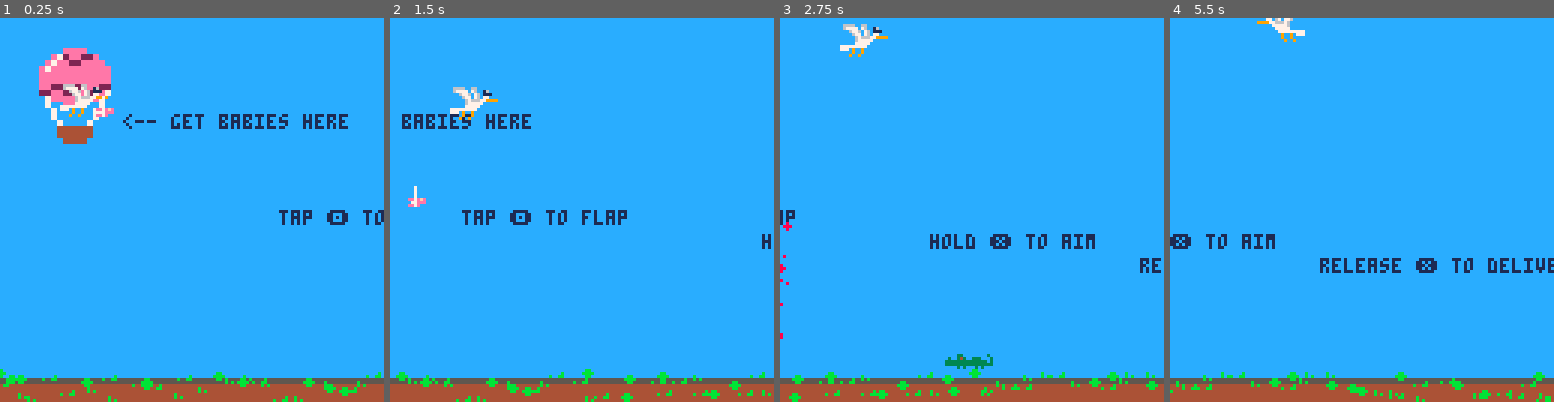
Above: before the commit, frames 1-4 (left to right).
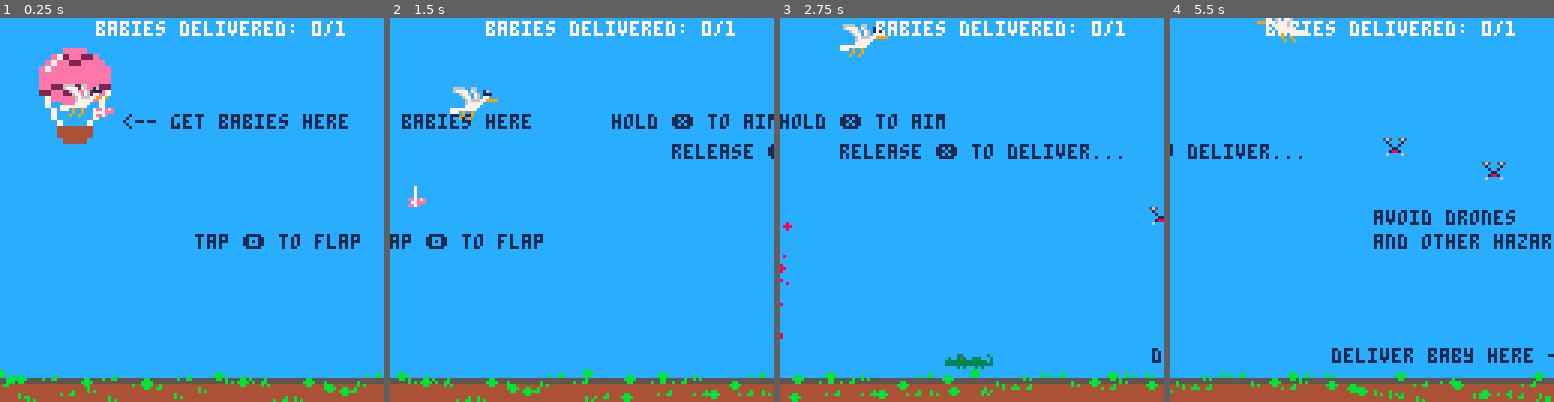
Above: after the commit, the same moments.

Repository: cheesepencil/ld53
Game: PICO-8 cartridge ld53.p8
The game is run twice, just before and just after one commit, with the same random seed, the same clock (stepped at 60 frames per second) and the same inputs.
Inputs:
- Up to frame 1 (0.25 s): no input
- Up to frame 2 (1.5 s): tap X (X key) at 0.33, 1.07 s; tap O (Z key) at 0.7 s
- Up to frame 3 (2.75 s): hold Right 1.6-2.1 s; tap O (Z key) at 1.7, 2.1, 2.5 s; tap X (X key) at 1.85 s; hold Right from 2.47 s (still down)
- Up to frame 4 (5.5 s): tap O (Z key) every 0.4 s from 2.9 to 5.3 s; tap X (X key) at 2.97, 4.08, 5.2 s; release Right at 3.03 s; hold Left 3.08-3.58 s; hold Right 4.02-4.68 s; hold Left from 5.08 s (still down)

The runs differ from the first frame. In frame 1, 2.2% of the frame differs, in the area x 25-100%, y 0-61%; in frame 2, 3.6%; in frame 3, 4.0%; in frame 4, 5.7%, in the area x 0-100%, y 0-90%.

Commit message:
drones, closer to win condition

Diff:
--- a/00_tutorial.lua
+++ b/00_tutorial.lua
@@ -2,6 +2,10 @@
     local scene = make_scene(128 * 3, 1234)
 
     scene.tutorial = true
+    scene.drones = {
+        make_drone(128 * 3 - 72, 64, 32, 0.25, 32, 0.25),
+        make_drone(128 * 3 - 72 - 8, 72, -32, 0.25, 32, 0.25)
+    }
 
     return scene
 end
--- a/baby.lua
+++ b/baby.lua
@@ -41,6 +41,7 @@
 end
 
 function _draw_baby_trajectory(baby)
+    if not baby.bird then return end -- i don't feel like debugging the nullref here
     line(baby.x, baby.y, baby.x, baby.y, 8)
     local x = baby.x
     local y = baby.y
--- a/bird.lua
+++ b/bird.lua
@@ -1,5 +1,4 @@
 function _bird_update(bird, inputs)
-
     -- bird y
     bird.y_velocity += GRAVITY
     if bird.y_velocity >= TERMINAL_VELOCITY then
--- a/collisions.lua
+++ b/collisions.lua
@@ -24,6 +24,24 @@
     }
 
     return _collide(a1, a2)
+end
+
+function collide_bird_vs_drone(bird, drone)
+    local a1 = {
+        x = bird.x,
+        y = bird.y,
+        h = 6,
+        w = 16
+    }
+    local a2 = {
+        x = drone.x + 2,
+        y = drone.y + 2,
+        h = 4,
+        w = 4
+    }
+
+    return _collide(a1, a2)
+
 end
 
 function collide_baby_vs_house(baby, house)
--- a/constants.lua
+++ b/constants.lua
@@ -7,4 +7,7 @@
 GATOR_CHOMP_SPEED = 0.125
 GATOR_HOP_SPEED = 0.1
 SPLASH_THROB_SPEED = 0.125
+DRONE_BLINK_SPEED = 0.075
+FLAG_RAISE_MAX = 8
+FLAG_RAISE_SPEED = 0.2
 DEBUG = false
--- /dev/null
+++ b/drone.lua
@@ -0,0 +1,37 @@
+function _drone_update(drone)
+    local x_offset = sin(t() * drone.x_speed) * drone.x_amp
+    drone.x = drone.start_x + x_offset
+
+    local y_offset = cos(t() * drone.y_speed) * drone.y_amp
+    drone.y = drone.start_y + y_offset
+
+    if t() - drone.anim_timer_start > drone.anim_timer_duration then
+        drone.anim_timer_start = t()
+        drone.anim_frame = drone.anim_frame == 12 and 13 or 12
+    end
+end
+
+function _drone_draw(drone)
+    spr(drone.anim_frame, drone.x, drone.y)
+end
+
+function make_drone(x, y, x_amp, x_speed, y_amp, y_speed)
+    local drone = {
+        x = x,
+        y = y,
+        start_x = x,
+        start_y = y,
+        x_amp = x_amp,
+        x_speed = x_speed,
+        y_amp = y_amp,
+        y_speed = y_speed,
+        anim_timer_start = t(),
+        anim_timer_duration = DRONE_BLINK_SPEED,
+        anim_frame = 12,
+    }
+
+    drone.update = _drone_update
+    drone.draw = _drone_draw
+
+    return drone
+end
--- a/ld53.p8
+++ b/ld53.p8
@@ -1,6 +1,7 @@
 pico-8 cartridge // http://www.pico-8.com
 version 41
 __lua__
+#include drone.lua
 #include balloon.lua
 #include collisions.lua
 #include constants.lua
@@ -14,19 +15,19 @@
 #include 00_tutorial.lua
 #include main.lua
 __gfx__
-00000000000000000000000000000000000700000000000000000000000000000000000055555000000000eeee00000000000000000000000000000000000000
-000000000000000000000000000000000007000000000000000000000000003300000000055500000000e72ee22e000000000000000000000000000000000000
-00000000000000000000000000000000000700000000000000000000000003370009999995559000000e7ee22eeee00000000000000000000000000000000000
-0666600660000000000000000000000000070000000000000300000000333700009999999999990000e7eeeeeeeeee0000000000000000000000000000000000
-067777076001600000000000000160000ee7efe0000000003000333003430000099999999999999000eeeeeeeeeeee0000000000000000000000000000000000
-000677607601110000000000000111000077eee0000000003033333333337077999999999999999900eeeeeeeeeeee0000000000000000000000000000000000
-000067707607700000000000000770000ee7e0000b0000003333333333333333004444444444440000ee22ee22ee220000000000000000000000000000000000
+00000000000000000000000000000000000700000000000000000000000000000000000055551000000000eeee00000000000000000000000000000000000000
+000000000000000000000000000000000007000000000000000000000000003300000000055100000000e72ee22e000065600656565005650000000000000000
+0000000000000000000000000000000000070000000000000000000000000337000a99999551a000000e7ee22eeee00001000010010000100000000000000000
+066660066000000000000000000000000007000000000000030000000033370000a9999999999a0000e7eeeeeeeeee0000100100001001000000000000000000
+067777076001600000000000000160000ee7efe00000000030003330034300000a999999999999a000eeeeeeeeeeee0000011000000110000000000000000000
+000677607601110000000000000111000077eee0000000003033333333337077aaaaaaaaaaaaaaaa00eeeeeeeeeeee0000188100001881000000000000000000
+000067707607700000000000000770000ee7e0000b0000003333333333333333005555555555550000ee22ee22ee220006000060060000600000000000000000
 00000676667799990000000000779999000000000b0b0000000303000303000000444444444444000022ee22ee22e70000000000000000000000000000000000
-000006777770000000000007777000000000000000000000000000000000000000499994449994000007eeeeeeee700000000000000000000000000000000000
-00000777770000000000077777000000000000000000000000000000000000000049559444999400000700eeee00700000000000000000000000000000000000
-77777777700000007777777776000000000000000000000000000000000000000049559444999400000070000007000000000000000000000000000000000000
-77709009000000007770777966000000000000000000000003000000003300000049559444999400000070000007000000000000000000000000000000000000
-00009009000000000000776960000000000000000000000030003330034300300049999444599400000007000070000000000000000000000000000000000000
-0009009000000000000776900000000000000000000bb00030333333333333330044444444599400000004444440000000000000000000000000000000000000
-0000000000000000000000000000000000000b0000bbbb0033333333333333330044444444999400000004444440000000000000000000000000000000000000
-000000000000000000000000000000000b00bb00000bb00000030300030300000044444444999400000000444400000000000000000000000000000000000000
+0000067777700000000000077770000000000000000000000000000000000000004aa994449994000007eeeeeeee70005eeeeeee000000000000000000000000
+00000777770000000000077777000000000000000000000000000000000000000049559444999400000700eeee0070005e2eee2e000000000000000000000000
+7777777770000000777777777600000000000000000000000000000000000000004999944499940000007000000700005eeeeeee000000000000000000000000
+7770900900000000777077796600000000000000000000000300000000330000004955944499940000007000000700005e2eee2e000000000000000000000000
+0000900900000000000077696000000000000000000000003000333003430030074797974459947000000700007000005ee222ee000000000000000000000000
+0009009000000000000776900000000000000000000bb0003033333333333333777777777459947700000444444000005eeeeeee000000000000000000000000
+0000000000000000000000000000000000000b0000bbbb0033333333333333330747474744999470000004444440000050000000000000000000000000000000
+000000000000000000000000000000000b00bb00000bb00000030300030300000747474744999470000000444400000050000000000000000000000000000000
--- a/scene.lua
+++ b/scene.lua
@@ -1,3 +1,26 @@
+function _scene_revive_bird(scene)
+    scene.bird = make_bird(scene.world)
+    scene.cam.bird = scene.bird
+    scene.gators.bird = scene.bird
+end
+
+function _scene_kill_bird(scene)
+    scene.revive_cooldown = true
+    local function clean_up(juice)
+        del(scene.juice, juice)
+        scene.revive_cooldown = false
+    end
+    add(scene.juice, make_splash(scene.bird.x + 8, scene.bird.y + 4, 8, clean_up))
+    scene.bird = nil
+    scene.gators.bird = nil
+    if scene.baby then scene.baby.bird = nil end
+    scene.cam.bird = nil
+end
+
+function _scene_kill_baby(scene)
+
+end
+
 function _scene_update(scene, inputs)
     if inputs.btn_x then
         inputs.left = false
@@ -5,12 +28,21 @@
         inputs.btn_o = false
     end
 
+    if not scene.bird
+        and not scene.revive_cooldown
+        and inputs.btn_o then
+            _scene_revive_bird(scene)
+        end
+
     scene.world:update()
     if scene.bird then scene.bird:update(inputs) end
     if scene.baby then scene.baby:update(inputs) end
     scene.cam:update()
     scene.gators:update()
     scene.balloon:update()
+    for drone in all(scene.drones) do
+        drone:update()
+    end
     for juice in all(scene.juice) do
         juice:update()
     end
@@ -47,15 +79,17 @@
     if scene.bird then
         local bird_collision = collide_bird_vs_gator(scene.bird, scene.gators.left_gator)
         bird_collision = bird_collision or collide_bird_vs_gator(scene.bird, scene.gators.right_gator)
-        if bird_collision then
-            local function print_dead_and_die(juice)
-                del(scene.juice, juice)
+        if bird_collision then _scene_kill_bird(scene) end
+    end
+
+    -- drone vs bird
+    if scene.bird then
+        for drone in all(scene.drones) do
+            local collision = collide_bird_vs_drone(scene.bird, drone)
+            if collision then
+                _scene_kill_bird(scene)
+                break
             end
-            add(scene.juice, make_splash(scene.bird.x + 8, scene.bird.y + 4, 8, print_dead_and_die))
-            scene.bird = nil
-            scene.gators.bird = nil
-            if scene.baby then scene.baby.bird = nil end
-            scene.cam.bird = nil
         end
     end
 
@@ -72,9 +106,12 @@
 
     if scene.tutorial then
         print("<-- get babies here", 32 + 16, 32, 1)
-        print("tap 🅾️ to flap", 100, 64, 1)
-        print("hold ❎ to aim", 200, 72, 1)
-        print("release ❎ to deliver...", 270, 80, 1)
+        print("tap 🅾️ to flap", 72, 72, 1)
+        print("hold ❎ to aim", 150, 32, 1)
+        print("release ❎ to deliver...", 170, 42, 1)
+        print("avoid drones", 128 * 3 - 72 - 24, 64, 1)
+        print("and other hazards", 128 * 3 - 72 - 24, 72, 1)
+        print("deliver baby here -->", 128 * 3 - 100 - 10, 110)
     end
     scene.balloon:draw()
     if scene.bird then scene.bird:draw() end
@@ -83,6 +120,11 @@
     for juice in all(scene.juice) do
         juice:draw()
     end
+    for drone in all(scene.drones) do
+        drone:draw()
+    end
+
+    print("babies delivered: " .. scene.world.successes .. "/" .. #scene.world.goals, scene.cam.x + 32, 1, 7)
 end
 
 function make_scene(size, seed)
@@ -90,12 +132,15 @@
     size = size or 128 * 3
     local scene = {}
 
+    scene.start_time = t()
+    scene.revive_cooldown = false
     scene.world = make_world(size, seed)
     scene.bird = make_bird(scene.world)
     scene.cam = make_cam(scene.world, scene.bird)
     scene.baby = make_baby(scene.world, scene.bird)
     scene.gators = make_gators(scene.bird, scene.baby, scene.cam)
     scene.balloon = make_balloon(16, 16)
+    scene.drones = {}
     scene.juice = {}
 
     scene.update = _scene_update
--- a/world.lua
+++ b/world.lua
@@ -1,5 +1,13 @@
 function _world_update(world)
-
+    local successes = 0
+    for goal in all(world.goals) do
+        if goal.success then
+            successes += 1
+            goal.success_y += FLAG_RAISE_SPEED
+            if goal.success_y > FLAG_RAISE_MAX then goal.success_y = FLAG_RAISE_MAX end
+        end
+    end
+    world.successes = successes
 end
 
 function _world_draw(world)
@@ -21,6 +29,7 @@
 
     -- goal
     for goal in all(world.goals) do
+        spr(28, goal.x + 6, goal.y + 2 - goal.success_y)
         spr(8, goal.x, goal.y, 2, 2)
     end
 
@@ -39,16 +48,19 @@
         width = width or 128 * 3, -- multiples of 128 please! 384 min
         height = height or 128,
         ground_level = 120,
-        shrubs = {}
+        shrubs = {},
+        goals = {},
+        successes = 0,
     }
 
-    world.goals = {}
     local goal_count = flr(world.width / 128) - 2
     for i = 1, goal_count do
         local goal_offset = flr(rnd(128 - 16 * 2) + 16)
         add(world.goals, {
             x = width - i * 128 + goal_offset,
             y = world.ground_level - 15,
+            success = false,
+            success_y = 0,
         })
     end
 
@@ -60,7 +72,7 @@
                 x = ((i - 1) * 8) + flr(rnd(5)) * rnd({-1, 1}),
                 y = (world.ground_level - 8) + flr(rnd(9)),
                 rnd({true, false})
-            });
+            })
         end
     end
 
Not shown, changed: ld53.ase
Not shown, changed: ld53.png
